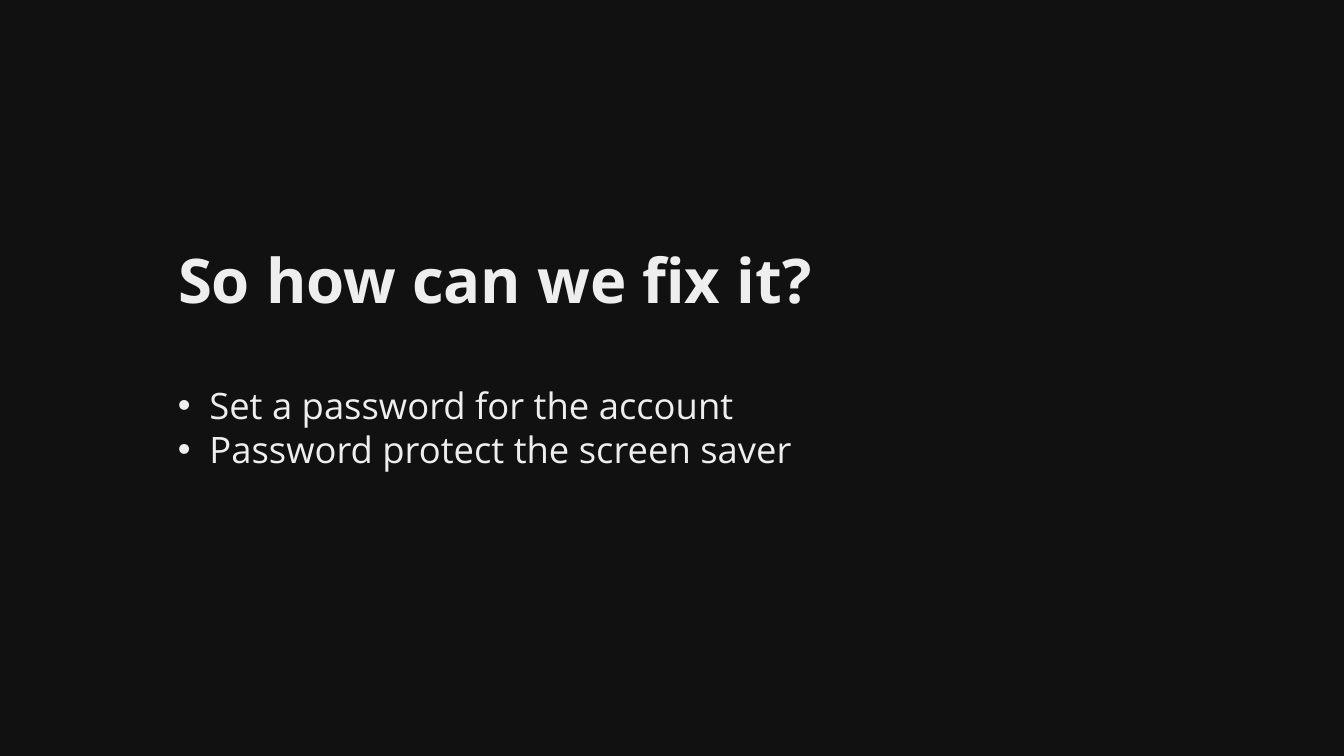
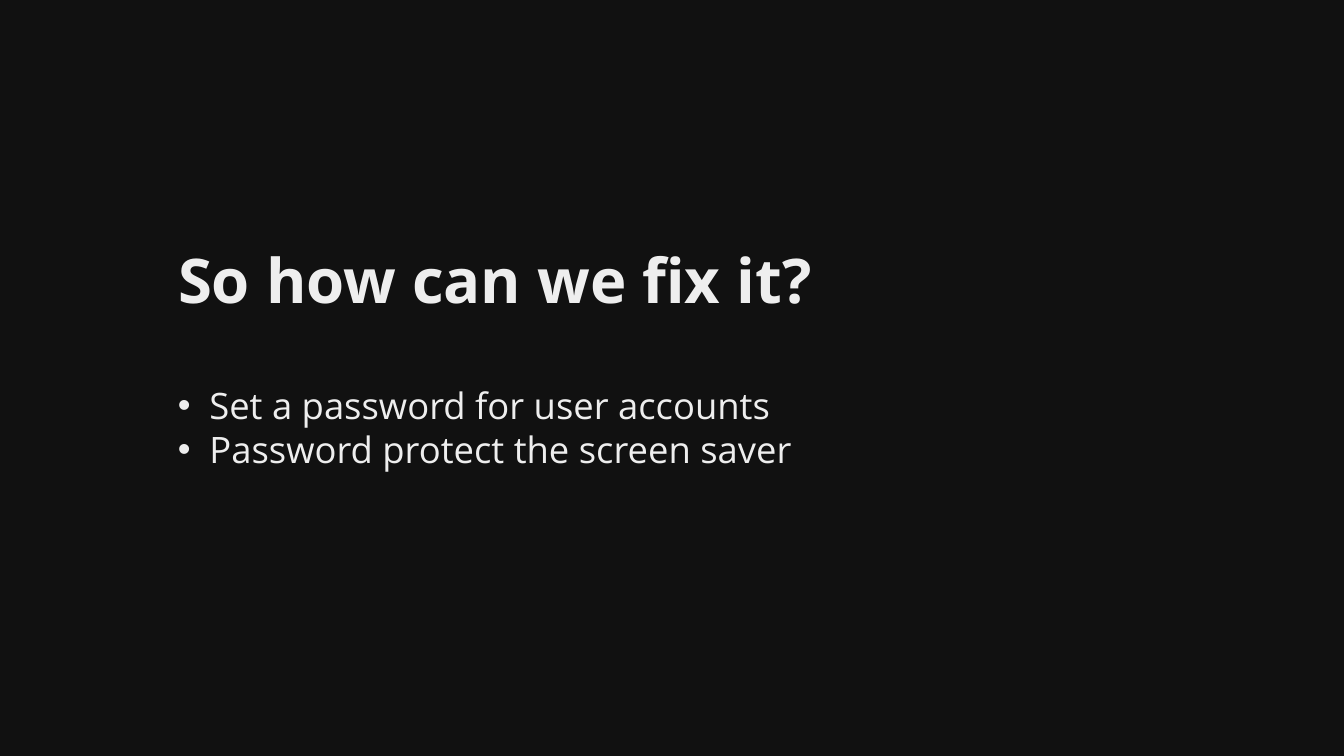
Before and after one commit to martymcflywa/ecu, a slide deck: slide 38 of year_1/sem_2/CSI1101_computer_security/0b_assignment_2_[22MAY15_0900]/dev/CSI1101_PONCE_A2_v01.pptx. Drawn at 1344x756 pixels with LibreOffice and Linux fonts; fonts in the diff are those of the drawing. Boxes give left, top, right and bottom in pixels: in the first picture for what was removed or moved away, otherwise in the second. Text is boxed around its words. In the diff, an @@ line names an element or a change of style, - is before the commit and + after.

Commit message:
CSI1101 A2: updated password section

```diff
--- a/year_1/sem_2/CSI1101_computer_security/0b_assignment_2_[22MAY15_0900]/dev/CSI1101_PONCE_A2_v01.pptx
+++ b/year_1/sem_2/CSI1101_computer_security/0b_assignment_2_[22MAY15_0900]/dev/CSI1101_PONCE_A2_v01.pptx
@@ text at (209,391,770,428): text changed @@
-• Set a password for the account
+• Set a password for user accounts
```
Also in this commit, not shown: 2 other slides changed.
